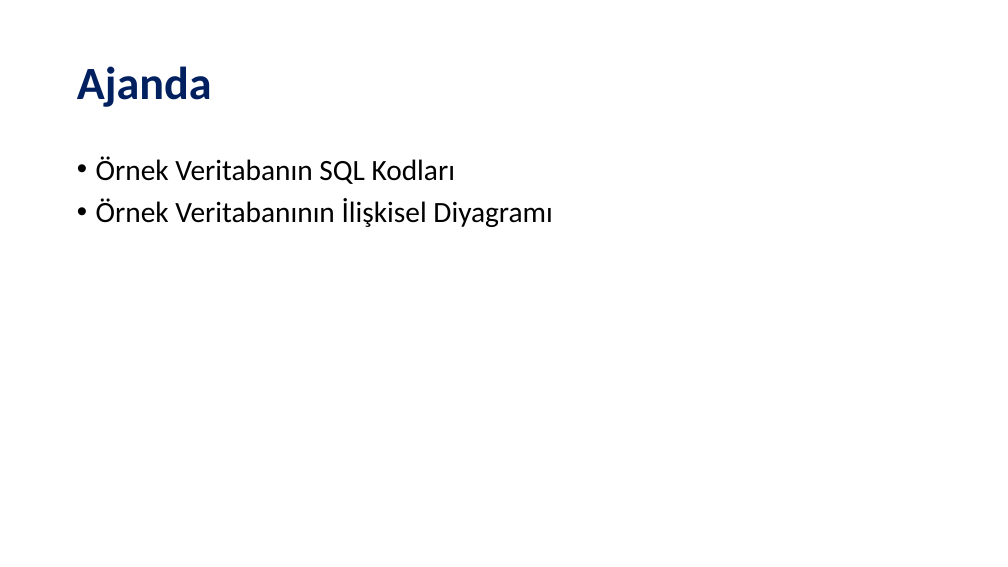
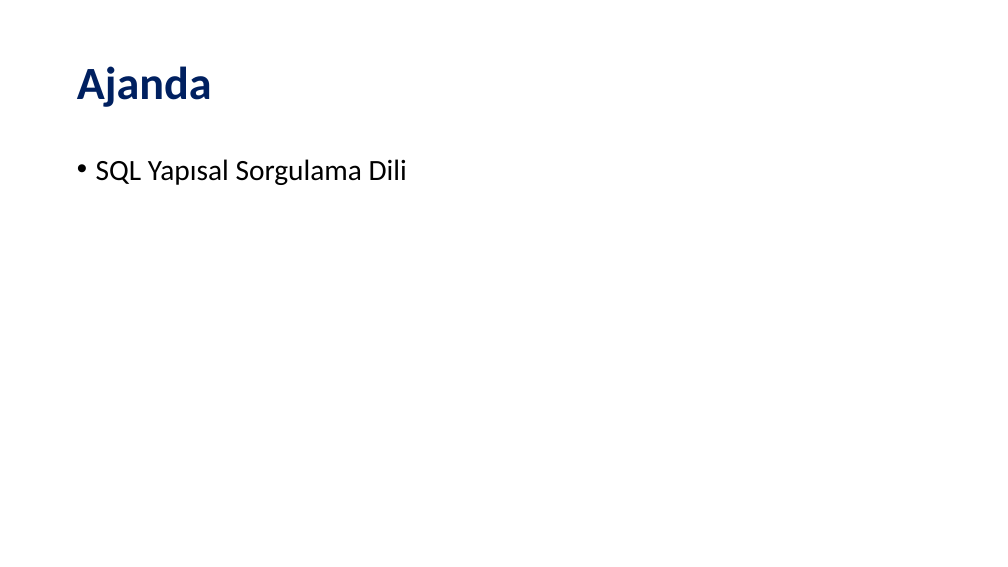
Before and after one commit to SevdanurGENC/Oracle-DB-SQL-Developer-Lecture-Notes, a slide deck: slide 2 of Slides/Oracle DB & SQL Developer - Bolum II.pptx. Drawn at 1008x567 pixels with LibreOffice and Linux fonts; fonts in the diff are those of the drawing. Boxes give left, top, right and bottom in pixels: in the first picture for what was removed or moved away, otherwise in the second. Text is boxed around its words. In the diff, an @@ line names an element or a change of style, - is before the commit and + after.

```diff
--- a/Slides/Oracle DB & SQL Developer - Bolum II.pptx
+++ b/Slides/Oracle DB & SQL Developer - Bolum II.pptx
@@ text at box(96, 159, 407, 185): text changed @@
-• Örnek Veritabanın SQL Kodları
-• Örnek Veritabanının İlişkisel Diyagramı
+• SQL Yapısal Sorgulama Dili
```
Also in this commit, not shown: 1 other slide changed, 10 slides added, 7 slides removed, 1 other file.
